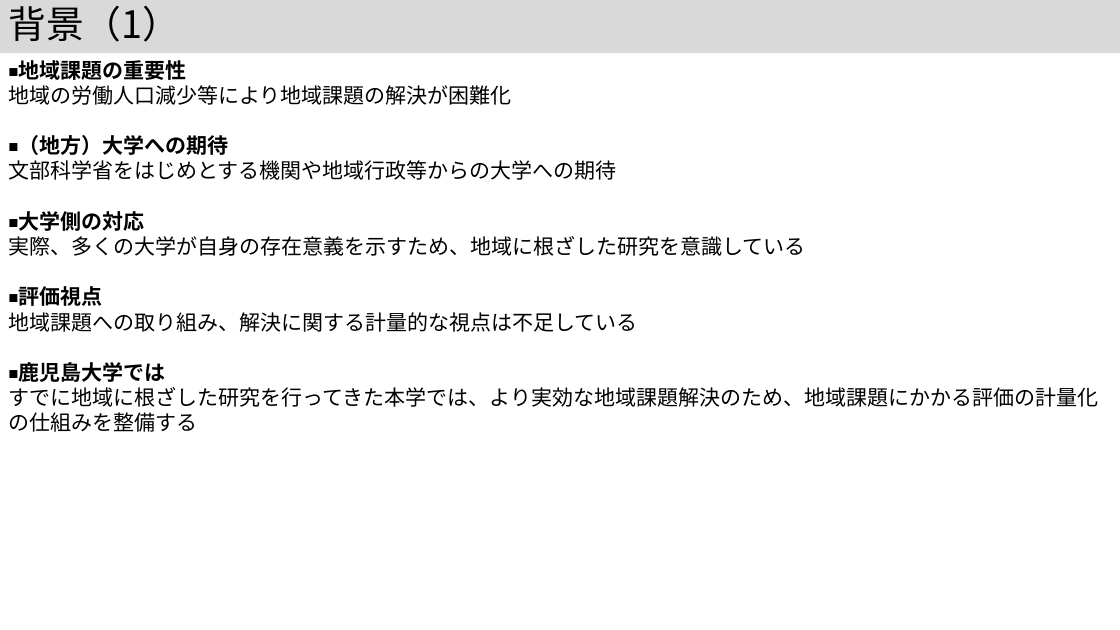
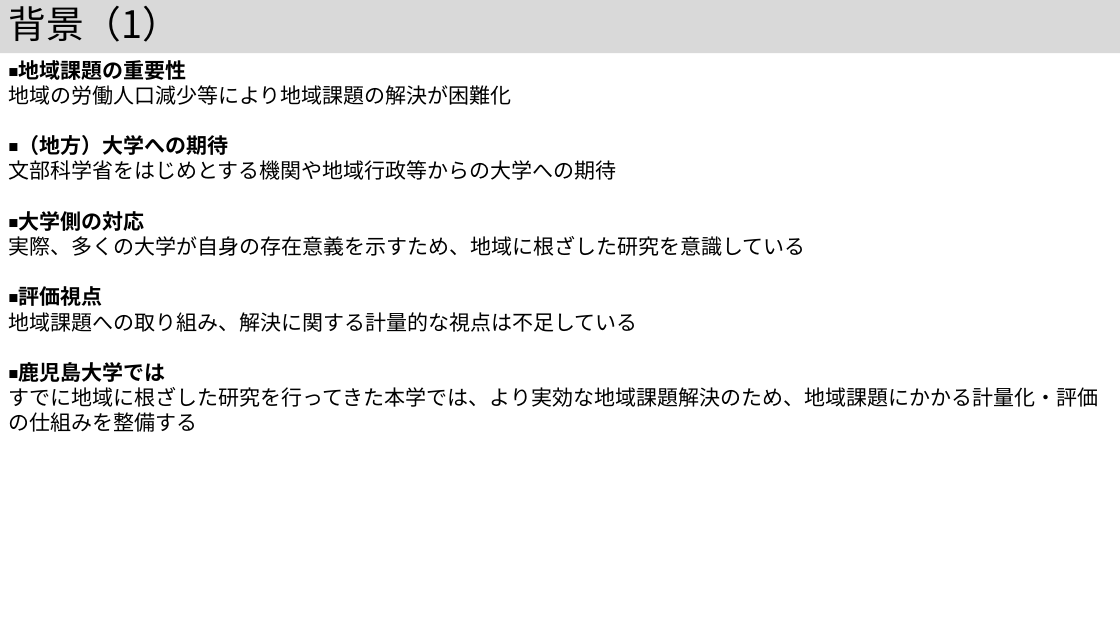
Before and after one commit to kouamano/nihongo-region-name-extract, a slide deck: slide 2 of jsik2026taikai.pptx. Drawn at 1120x630 pixels with LibreOffice and Linux fonts; fonts in the diff are those of the drawing. Boxes give left, top, right and bottom in pixels: in the first picture for what was removed or moved away, otherwise in the second. Text is boxed around its words. In the diff, an @@ line names an element or a change of style, - is before the commit and + after.

```diff
--- a/jsik2026taikai.pptx
+++ b/jsik2026taikai.pptx
@@ text at box(8, 387, 1098, 432): text changed @@
-すでに地域に根ざした研究を行ってきた本学では、より実効な地域課題解決のため、地域課題にかかる評価の計量化の仕組みを整備する
+すでに地域に根ざした研究を行ってきた本学では、より実効な地域課題解決のため、地域課題にかかる計量化・評価の仕組みを整備する
```
Also in this commit, not shown: 3 other slides changed, 2 slides added.
